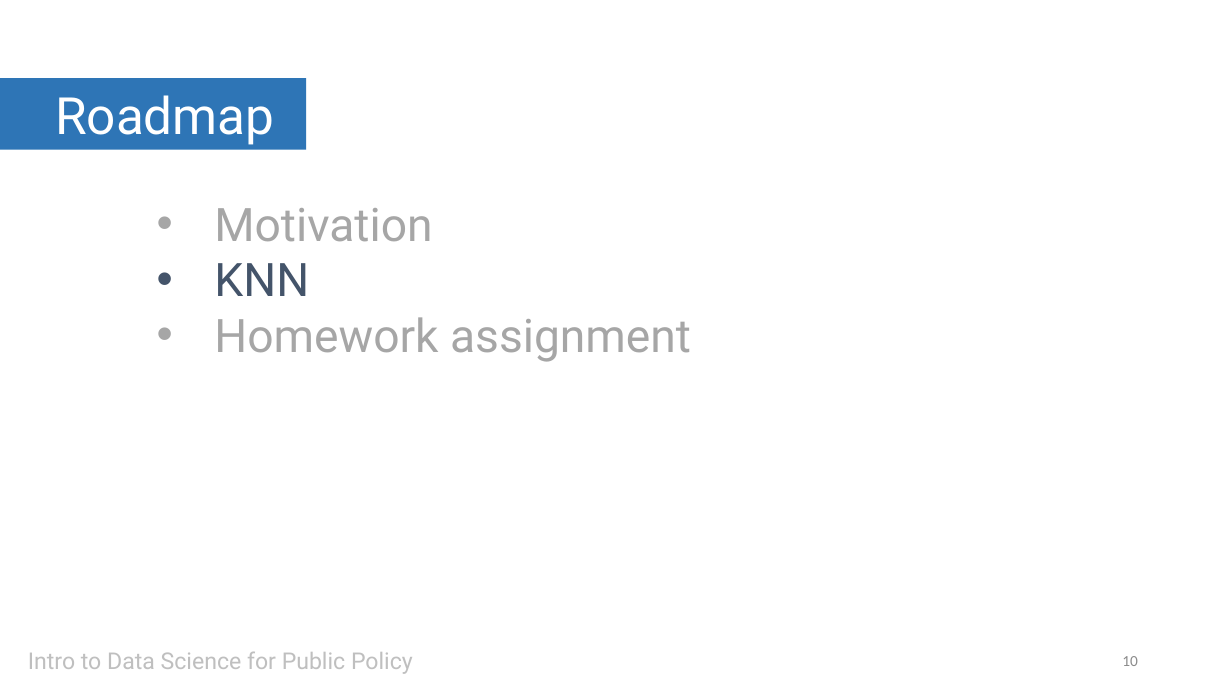
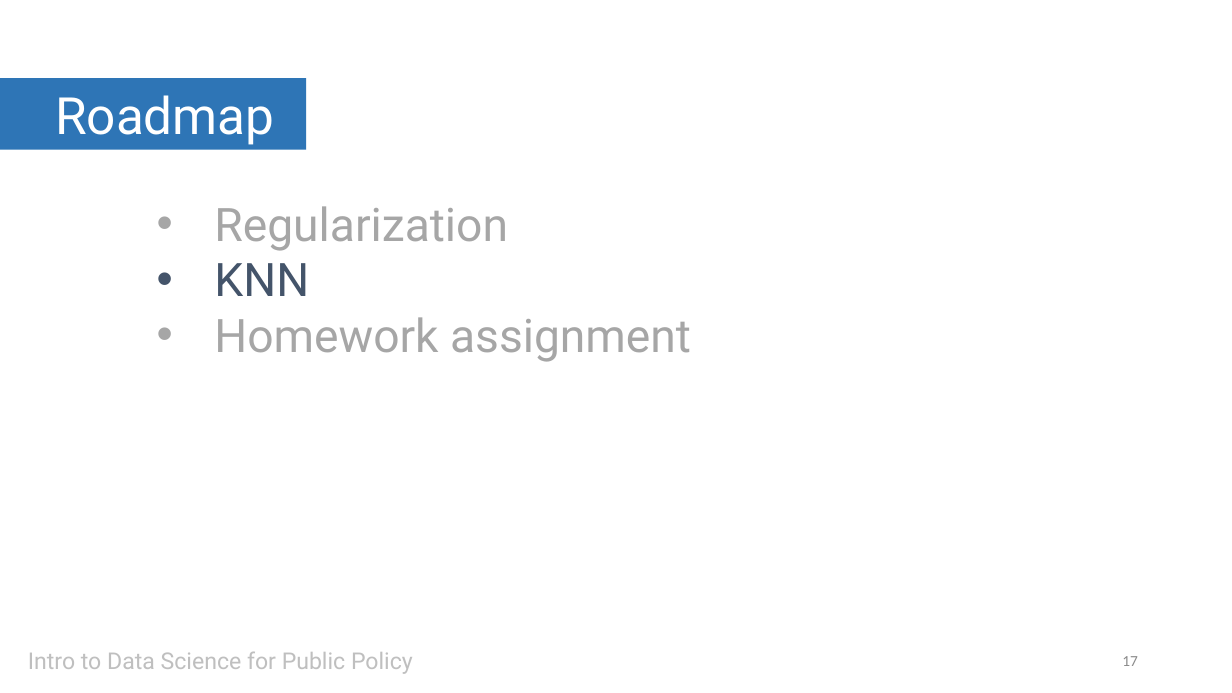
Before and after one commit to SigmaMonstR/data-science, a slide deck: slide 17 of lecture-06/slides.pptx (slide 10 before the commit). Drawn at 1232x693 pixels with LibreOffice and Linux fonts; fonts in the diff are those of the drawing. Boxes give left, top, right and bottom in pixels: in the first picture for what was removed or moved away, otherwise in the second. Text is boxed around its words. In the diff, an @@ line names an element or a change of style, - is before the commit and + after.

```diff
--- a/lecture-06/slides.pptx
+++ b/lecture-06/slides.pptx
@@ text at [214,206,508,251]: text changed @@
-• Motivation
+• Regularization
@@ page number at [1122,656,1138,666]: text changed @@
-10
+17
```
Also in this commit, not shown: 3 other slides changed, 13 slides added, 6 slides removed, 8 other files.
